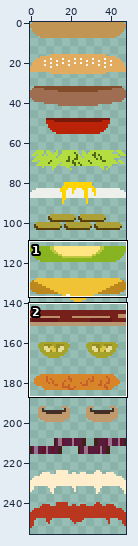
Sprite sheet, stored at assets/ingredients.png. Above, an overview of the earlier version with the close-up marked.
Close-up. The starting point:
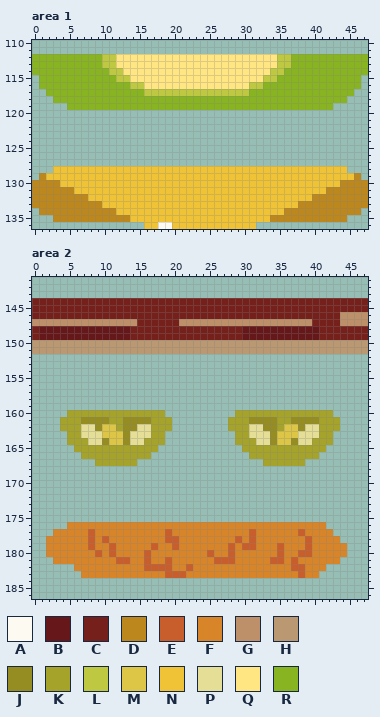
The file is 48x256 pixels. Shown: area 1: x 0..47, y 110..136; area 2: x 0..47, y 141..186. The commit also changed other parts of the picture, which this record leaves out.
Palette (. is transparent): A #fdfaf1  B #66171a  C #75201b  D #bc871d  E #c95e2d  F #d8852a  G #bd9069  H #ba9872  J #958d22  K #a5a32a  L #bec841  M #ddc646  N #f0c336  P #e5de96  Q #ffe682  R #88b421
Pixels before, area 1, first column x 0:
112 RRRRRRRRRRLLQQQQQQQQQQQQQQQQQQQQQQQLLRRRRRRRRRRR
113 RRRRRRRRRRLLQQQQQQQQQQQQQQQQQQQQQQQLLRRRRRRRRRRR
114 RRRRRRRRRRRLLQQQQQQQQQQQQQQQQQQQQQLLRRRRRRRRRRRR
115 .RRRRRRRRRRRLLQQQQQQQQQQQQQQQQQQQLLRRRRRRRRRRRR.
116 .RRRRRRRRRRRRRLLQQQQQQQQQQQQQQQLLRRRRRRRRRRRRRR.
117 ..RRRRRRRRRRRRRRLLLLLLLLLLLLLLLRRRRRRRRRRRRRRR..
118 ...RRRRRRRRRRRRRRRRRRRRRRRRRRRRRRRRRRRRRRRRRR...
119 .....RRRRRRRRRRRRRRRRRRRRRRRRRRRRRRRRRRRRRR.....
120 ................................................
121 ................................................
122 ................................................
123 ................................................
124 ................................................
125 ................................................
126 ................................................
127 ................................................
128 ...NNNNNNNNNNNNNNNNNNNNNNNNNNNNNNNNNNNNNNNNNN...
129 .DNNNNNNNNNNNNNNNNNNNNNNNNNNNNNNNNNNNNNNNNNNNND.
130 DDDDNNNNNNNNNNNNNNNNNNNNNNNNNNNNNNNNNNNNNNNNDDDD
131 DDDDDDNNNNNNNNNNNNNNNNNNNNNNNNNNNNNNNNNNNNDDDDDD
132 DDDDDDDDNNNNNNNNNNNNNNNNNNNNNNNNNNNNNNNNDDDDDDDD
133 DDDDDDDDDDNNNNNNNNNNNNNNNNNNNNNNNNNNNNDDDDDDDDDD
134 .DDDDDDDDDDDNNNNNNNNNNNNNNNNNNNNNNNNDDDDDDDDDDD.
135 ...DDDDDDDDDDDNNNNNNNNNNNNNNNNNNNNDDDDDDDDDDD...
136 ................NNAANNNNNNNNNNNN................
Pixels before, area 2, first column x 0:
144 CCCCCCCCCCCCCCCCCCCCCCCCCCCCCCCCCCCCCCCCCCCCCCCC
145 CCCCCCCCCCCCCCCCCCCCCCCCCCCCCCCCCCCCCCCCCCCCCCCC
146 CCCCCCCCCCCCCCCCCCCCCCCCCCCCCCCCCCCCCCCCCCCCGGGG
147 GGGGGGGGGGGGGGGCCCCCCGGGGGGGGGGGGGGGGGGGCCCCGGGG
148 CBBBBBBBBBBBBBCCCCCCCCCCCCCCCCBBBBBBBBBBBCCCCCCC
149 CBBBBBBBBBBBBBCCCCCCCCCCCCCCCCBBBBBBBBBBBCCCCCCC
150 HHHHHHHHHHHHHHHHHHHHHHHHHHHHHHHHHHHHHHHHHHHHHHHH
151 HHHHHHHHHHHHHHHHHHHHHHHHHHHHHHHHHHHHHHHHHHHHHHHH
152 ................................................
153 ................................................
154 ................................................
155 ................................................
156 ................................................
157 ................................................
158 ................................................
159 ................................................
160 .....KKKKKKKKKKKKKK..........KKKKKKKKKKKKKK.....
161 ....KKKJJJJKKJJJJKKK........KKKJJJJKKJJJJKKK....
162 ....KKKPPJMMKJJPPKKK........KKKPPJJKMMJPPKKK....
163 .....KKPPPMMMJPPPKK..........KKPPPJMMMPPPKK.....
164 .....KKKPPJMMJPPKKK..........KKKPPJMMJPPKKK.....
165 ......KKKKKKKKKKKK............KKKKKKKKKKKK......
166 .......KKKKKKKKKK..............KKKKKKKKKK.......
167 .........KKKKKK..................KKKKKK.........
168 ................................................
169 ................................................
170 ................................................
171 ................................................
172 ................................................
173 ................................................
174 ................................................
175 ................................................
176 .....FFFFFFFFFFFFFFFFFFFFFFFFFFFFFFFFFFFFF......
177 ...FFFFFEFFFFFFFFFFEFFFFFFFFFFFEFFFFFFEFFFF.....
178 ..FFFFFFEFEFFFFFFFFEEFFFFFFFFEFEFFFFFFFEFFFF....
179 ..FFFFFFEFFEFFFFFEFFEFFFFFFFEFEEFFFEFFFEFFFFF...
180 ..FFFFFFFEFEFFFFEFFFFFFFFEFFEFFFFFFEFFEEFFFFF...
181 ...FFFFFFFFFEEFFEFFEFFFFFFEEEFFFFFEEFEFFFFFF....
182 ......FFFFFFFFFFEEEEFFEFFFFFFFFFFFFFFEEFFF......
183 .......FFFFFFFFFFFFEEEFFFFFFFFFFFFFFFFEFF.......
The same view after the edit:
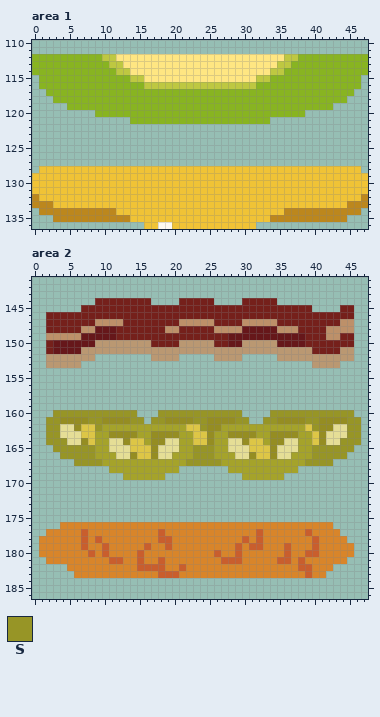
Colours new in this view: S #979526
The exact change:
Changed rows in their new state; - is an unchanged pixel.
Area 1:
first column x 9:
112 --------------------------Q-L-
113 -R-L--------------------------
114 --R-L-------------------------
115 ---RRLL----------------L-R----
116 -----RRLLLLLLLLLLLLLLL-R------
117 -------RRRRRRRRRRRRRRR--------
120 RRRRRRRRRRRRRRRRRRRRRRRRRRRRRR
121 -----RRRRRRRRRRRRRRRRRRRR-----
first column x 0:
128 -NN------------------------------------------NN-
129 NN--------------------------------------------NN
130 NNNN----------------------------------------NNNN
131 NNNNNN------------------------------------NNNNNN
132 -NNNNNNN--------------------------------NNNNNNN-
133 ---NNNNNNN----------------------------NNNNNNN---
Area 2:
first column x 0:
144 .........--------....-----....-----.............
145 .......---------------------------------....--..
146 ..------------------------------------------CC..
147 ..CCCCCCC----CC-----------CCCC-----CCCCC------..
148 ..CCCCCGG---CC-----GG-----GGGG-----GGGCCC-GGGG..
149 ..GGGGG-----CC--------------BB---------CC-GG--..
150 ..CBBBBBB--------CCCC-----CCBB-----BBBBCCCCCCC..
151 ..CBBBB---------------------------------CCCC--..
152 --HHHHHHH--------HHHH-----HHHH-----HHHHHHHHHHH--
153 --HHHHH---------------------------------HHHH----
first column x 2:
160 -SSSSSSSSSSSS...SSSSSSSSSSSS....SSSSSSSSSSSS-
161 SSJJJ-SS-JJ-SS.SSJJJJSSJJJJSS..SSJJ--SSJJJJSS
162 SSPPJMMSKK-KKKK---KKMMSJJK---KKKK-KKKMSJJPPSS
163 SSPPPMMKKJJ-JKKJJJJKKMMJKKJJJJKK-JJJKKMJPPPSS
164 SSSPPJMKKPP-MM-JJPPKKMMJKKPPJMMK-JPPKKMJPPSSS
165 -SSSSSS--PPPMMMJPPPKKSSSKKPPPMMMJPPP--SSSSSS-
166 --SSSSS---PPJMMJPPKKKSSSKKKPPJMMJPP---SSSSS--
167 ----SSSS-----KKKKKKKSSSSSKKKKKK------SSSS----
168 ---------KKKKKKKKKK-------KKKKKKKKKK---------
169 -----------KKKKKK-----------KKKKKK-----------
first column x 1:
176 ---F-------------------------------------F---
177 -F----EF---------EF-----------FE-----FE---F--
178 F-----EFEF-------E-F--------FEFE------FE---F-
179 F-----EF-EF----EF-EF-------FEF-E--FE--FE----F
180 F------EFEF---EF--------FE-FE-----FE-F-E----F
181 -F--------E-F-EF-EF------F--E----F-EFE-----F-
182 ----F---------E---F-EF--------------F-E--F---
183 -----F-----------E--F----------------FE-F----
